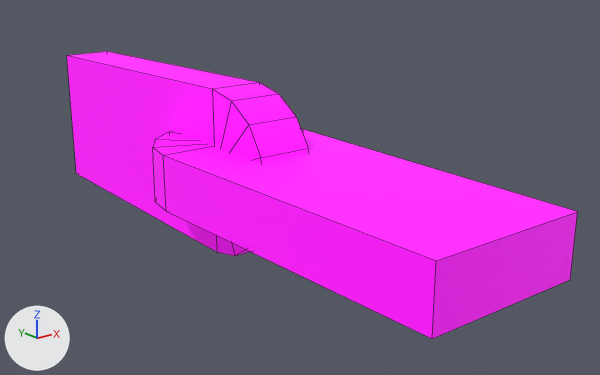
Renders of the OBJ model data/joint_universal.obj from each side of a commit.
Camera for both pictures: a camera (50 mm lens) standing at (-1.35, -1.99, 0.69) and looking at (0.22, -0.03, -0.1). Lighting does not change. The marker at lower left points along +X, +Y and +Z. Mesh edges are drawn as thin lines. Where no turn or scale is listed for an object, it has been applied to the vertices.

The first picture shows 'cylinder1_copy2', 'cylinder1_copy3'.
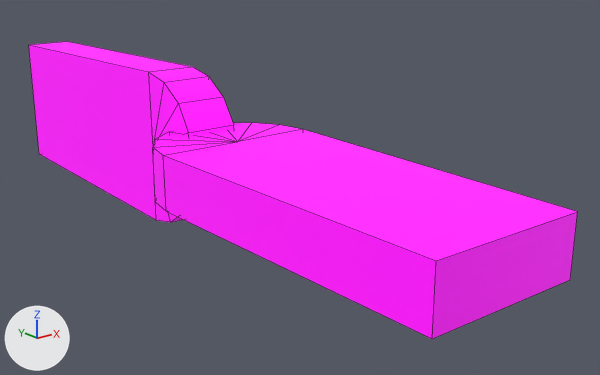
The newer file is also rescaled (x0.25), turned or shifted as a whole; pictures and numbers use the older file's frame.

Pixel boxes [x1, y1, x2, y2] of what changed, in the pictures (600 x 375 px):
'cylinder1_copy2', mesh moved: before [67, 51, 309, 256]; after [29, 42, 234, 222]

Patch to the scene script:
```diff
--- a/data/joint_universal.obj.py
+++ b/data/joint_universal.obj.py
@@ me_cylinder1_copy2 @@
 me_cylinder1_copy2.from_pydata(...)  # 24 vertices, 29 faces; spans x -0.083..0.083, y -0.25..1.0, z -0.25..0.25
 # used by ob_cylinder1_copy2; location = (0.0, 0.0, 0.0)
+# me_cylinder1_copy2 part 1: the whole mesh is moved by (0.0, 0.372, 0.0)
 me_cylinder1_copy2.materials.append(mat_joint_universal)
```
